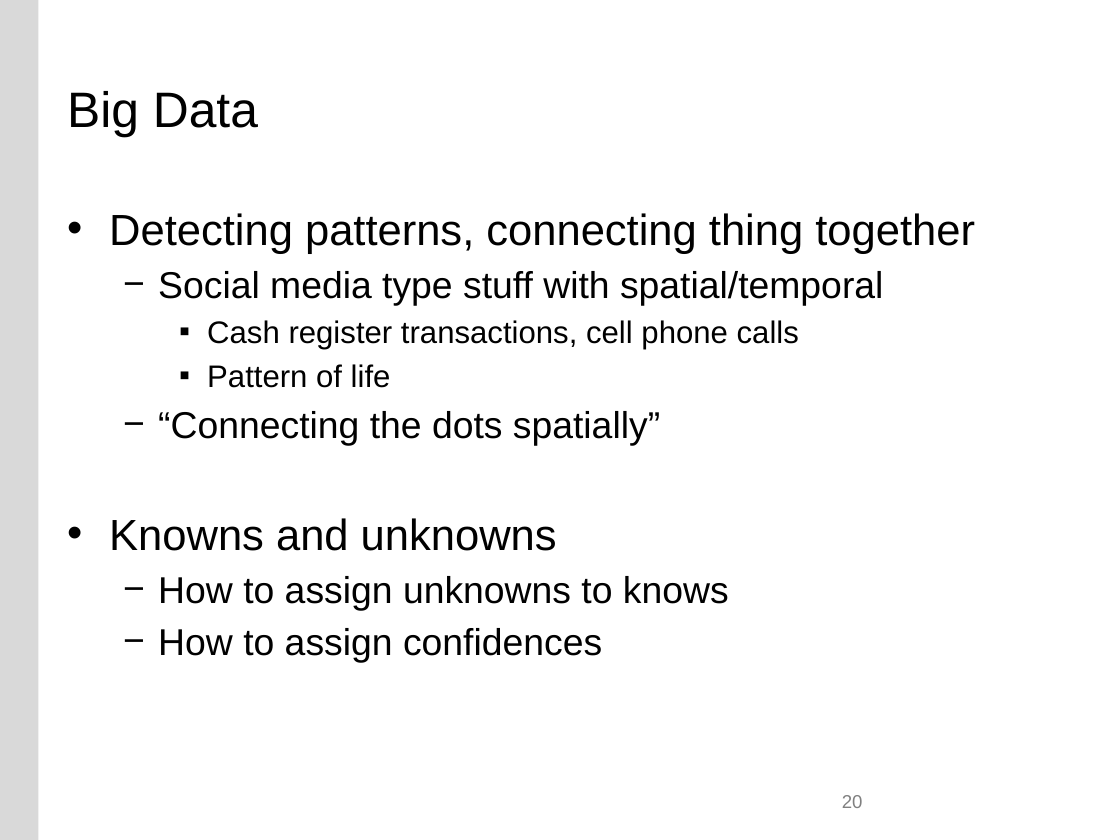
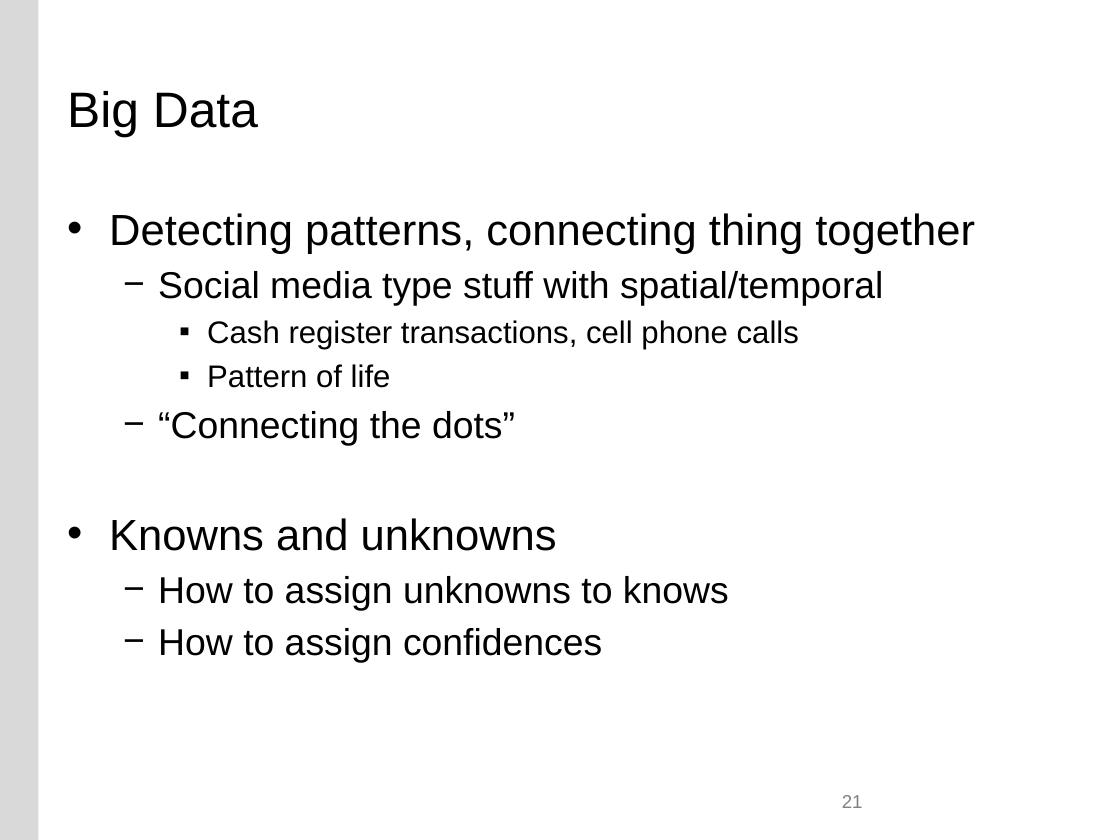
Before and after one commit to buyuhuang/csda1000_FT, a slide deck: slide 21 of day1/1. Lecture/day_1_intro_to_data_analytics_lecture.pptx (slide 20 before the commit). Drawn at 1120x840 pixels with LibreOffice and Linux fonts; fonts in the diff are those of the drawing; background and template pictures are left out. Boxes give left, top, right and bottom in pixels: in the first picture for what was removed or moved away, otherwise in the second. Text is boxed around its words. In the diff, an @@ line names an element or a change of style, - is before the commit and + after.

```diff
--- a/day1/1. Lecture/day_1_intro_to_data_analytics_lecture.pptx
+++ b/day1/1. Lecture/day_1_intro_to_data_analytics_lecture.pptx
@@ text at (x1=158, y1=411, x2=515, y2=445): text changed @@
-  − “Connecting the dots spatially”
+  − “Connecting the dots”
@@ page number at (x1=842, y1=795, x2=863, y2=808): text changed @@
-20
+21
```
Also in this commit, not shown: 28 other slides changed, 1 slide added, 3 slides removed, 3 other files.
